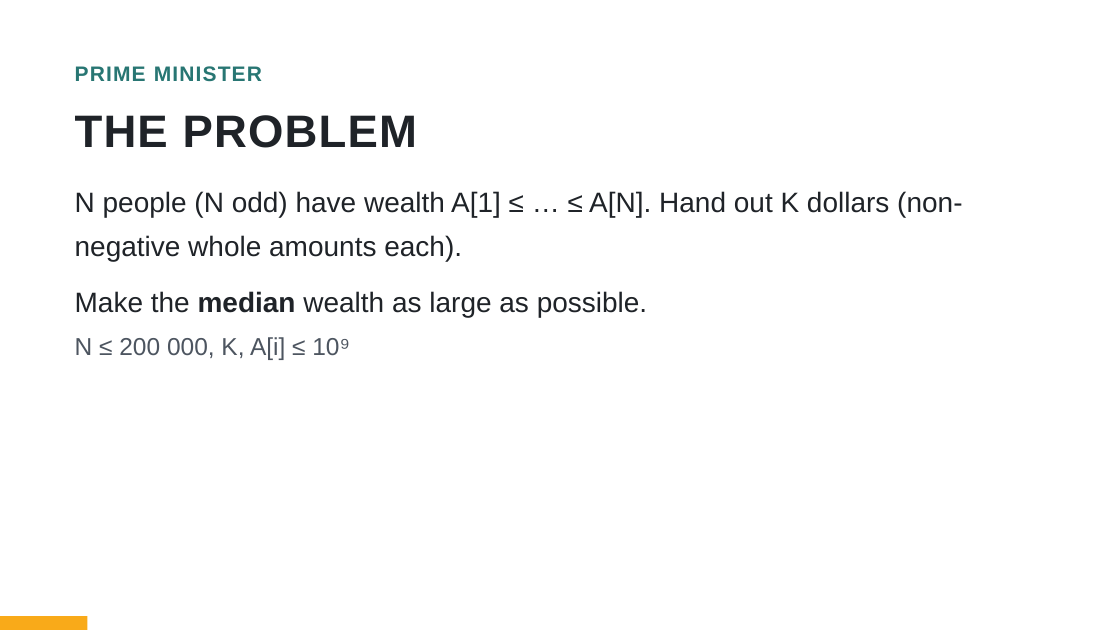
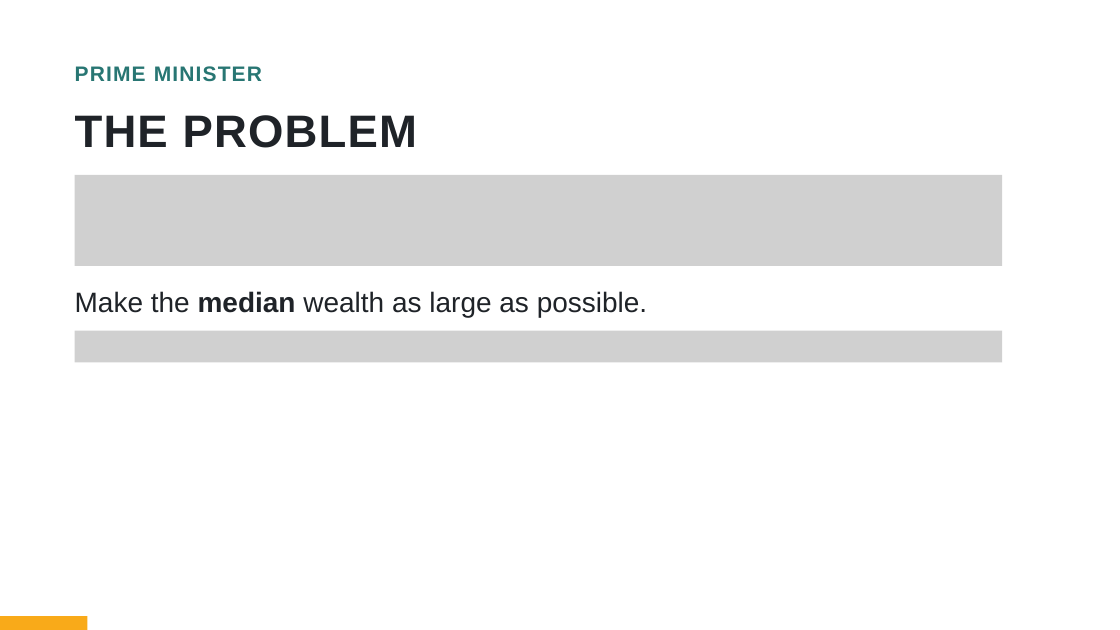
Before and after one commit to bryanbsun/AIO, a slide deck: slide 29 of AIO/P6/AIO High Achievers Camp Session 3 Greedy and the Water Level.pptx. Drawn at 1120x630 pixels with LibreOffice and Linux fonts; fonts in the diff are those of the drawing; grey boxes stand for pictures. Boxes give left, top, right and bottom in pixels: in the first picture for what was removed or moved away, otherwise in the second. Text is boxed around its words. In the diff, an @@ line names an element or a change of style, - is before the commit and + after.

```diff
--- a/AIO/P6/AIO High Achievers Camp Session 3 Greedy and the Water Level.pptx
+++ b/AIO/P6/AIO High Achievers Camp Session 3 Greedy and the Water Level.pptx
@@ picture added at (x1=75, y1=175, x2=1002, y2=266) @@
@@ text removed at (x1=75, y1=191, x2=962, y2=261) @@
-N people (N odd) have wealth A[1] ≤ … ≤ A[N]. Hand out K dollars (non-negative whole amounts each).
@@ text removed at (x1=75, y1=337, x2=350, y2=360) @@
-N ≤ 200 000, K, A[i] ≤ 10⁹
@@ picture added at (x1=75, y1=331, x2=1002, y2=363) @@
```
Also in this commit, not shown: 34 other slides changed, 3 other files.
